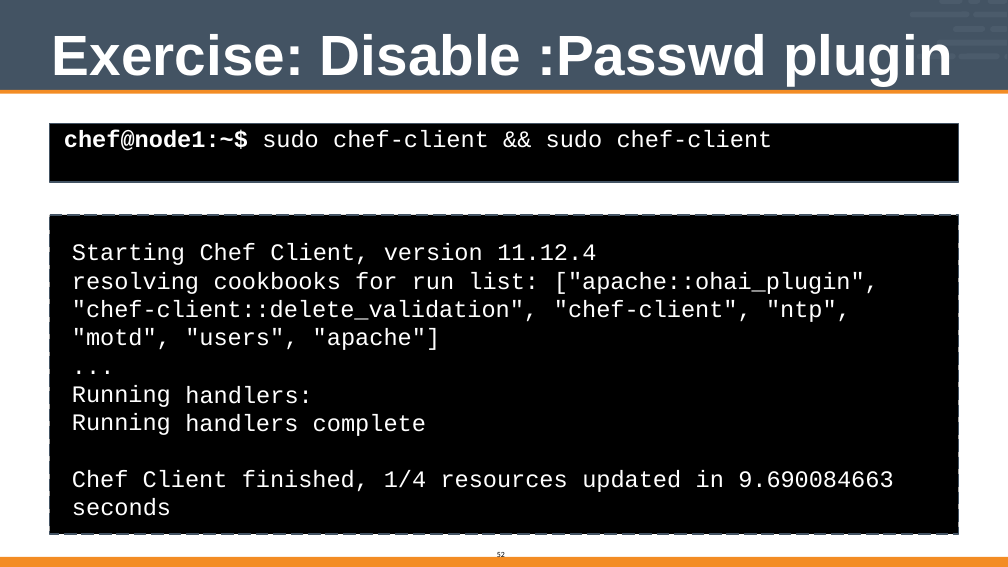
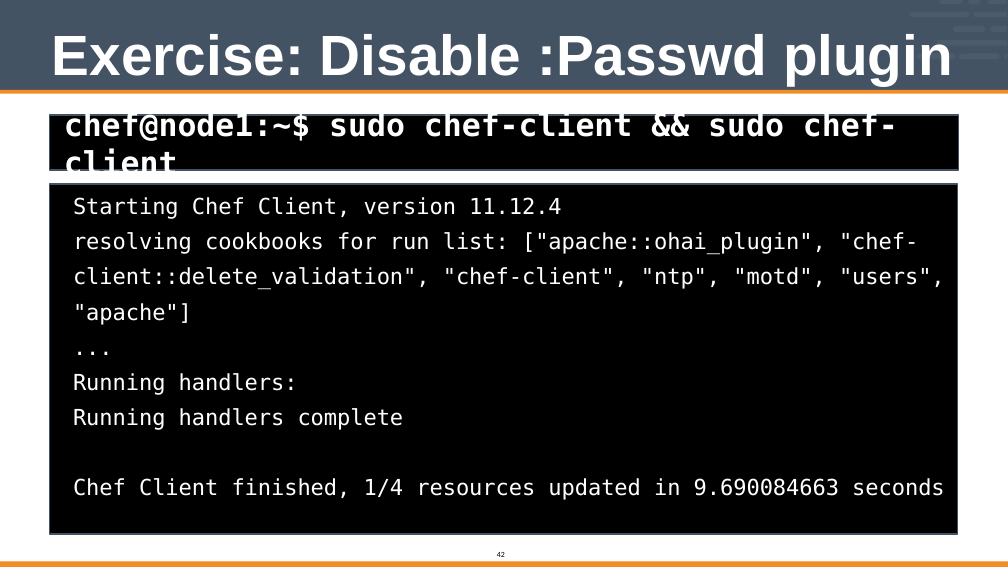
Before and after one commit to vinyar/chef-intermediate, a slide deck: slide 42 of Modules/06-Chef_Intermediate.pptx (slide 52 before the commit). Drawn at 1008x567 pixels with LibreOffice and Linux fonts; fonts in the diff are those of the drawing. Boxes give left, top, right and bottom in pixels: in the first picture for what was removed or moved away, otherwise in the second. Text is boxed around its words. In the diff, an @@ line names an element or a change of style, - is before the commit and + after.

```diff
--- a/Modules/06-Chef_Intermediate.pptx
+++ b/Modules/06-Chef_Intermediate.pptx
@@ rectangle "chef@node1:~$ sudo chef-client && sudo ...": place and size @@
-rectangle "chef@node1:~$ sudo chef-client && sudo ..." at box(50, 124, 959, 182)
+rectangle "chef@node1:~$ sudo chef-client && sudo ..." at box(50, 115, 959, 170)
@@ rectangle "chef@node1:~$ sudo chef-client && sudo ..." at box(50, 115, 959, 170): size 30 to 40 pt, font Courier New to DejaVu Sans Mono; letter spacing -0.1 to 0 pt in "sudo && sudo"; bold on in "sudo chef-client && sudo chef-client"; vertical alignment top to middle @@
@@ rectangle added at box(50, 184, 958, 534), fill #000000, outline #435363 2 pt, 28 pt, text #FFFFFF @@
+Starting Chef Client, version 11.12.4
+resolving cookbooks for run list: ["apache::ohai_plugin", "chef-client::delete_validation", "chef-client", "ntp", "motd", "users", "apache"]
+...
+Running handlers:
+Running handlers complete
+Chef Client finished, 1/4 resources updated in 9.690084663 seconds
@@ freeform shape removed at box(50, 215, 959, 533) @@
@@ freeform shape removed at box(50, 215, 959, 533) @@
@@ text removed at box(72, 243, 199, 294) @@
-Starting resolving
@@ text removed at box(200, 243, 257, 261) @@
-Chef
@@ text removed at box(270, 243, 369, 265) @@
-Client,
@@ text removed at box(384, 243, 483, 261) @@
-version
@@ text removed at box(497, 244, 596, 260) @@
-11.12.4
@@ text removed at box(214, 272, 539, 290) @@
-cookbooks for run list:
@@ text removed at box(554, 272, 879, 322) @@
-["apache::ohai_plugin", "chef-client", "ntp",
@@ text removed at box(72, 300, 538, 322) @@
-"chef-client::delete_validation",
@@ text removed at box(72, 328, 171, 435) @@
-"motd",
-...
-Running Running
@@ text removed at box(185, 328, 441, 436) @@
-"users", "apache"]
-handlers: handlers complete
@@ text removed at box(72, 470, 369, 516) @@
-Chef Client finished, seconds
@@ text removed at box(384, 470, 568, 488) @@
-1/4 resources
@@ text removed at box(582, 470, 681, 492) @@
-updated
@@ text removed at box(696, 470, 893, 488) @@
-in 9.690084663
@@ freeform shape: place and size @@
-freeform shape at box(0, 557, 1008, 567)
+freeform shape at box(0, 561, 1008, 567)
@@ page number at box(497, 552, 505, 557): text changed @@
-52
+42
```
Also in this commit, not shown: 36 other slides changed, 11 slides removed.
